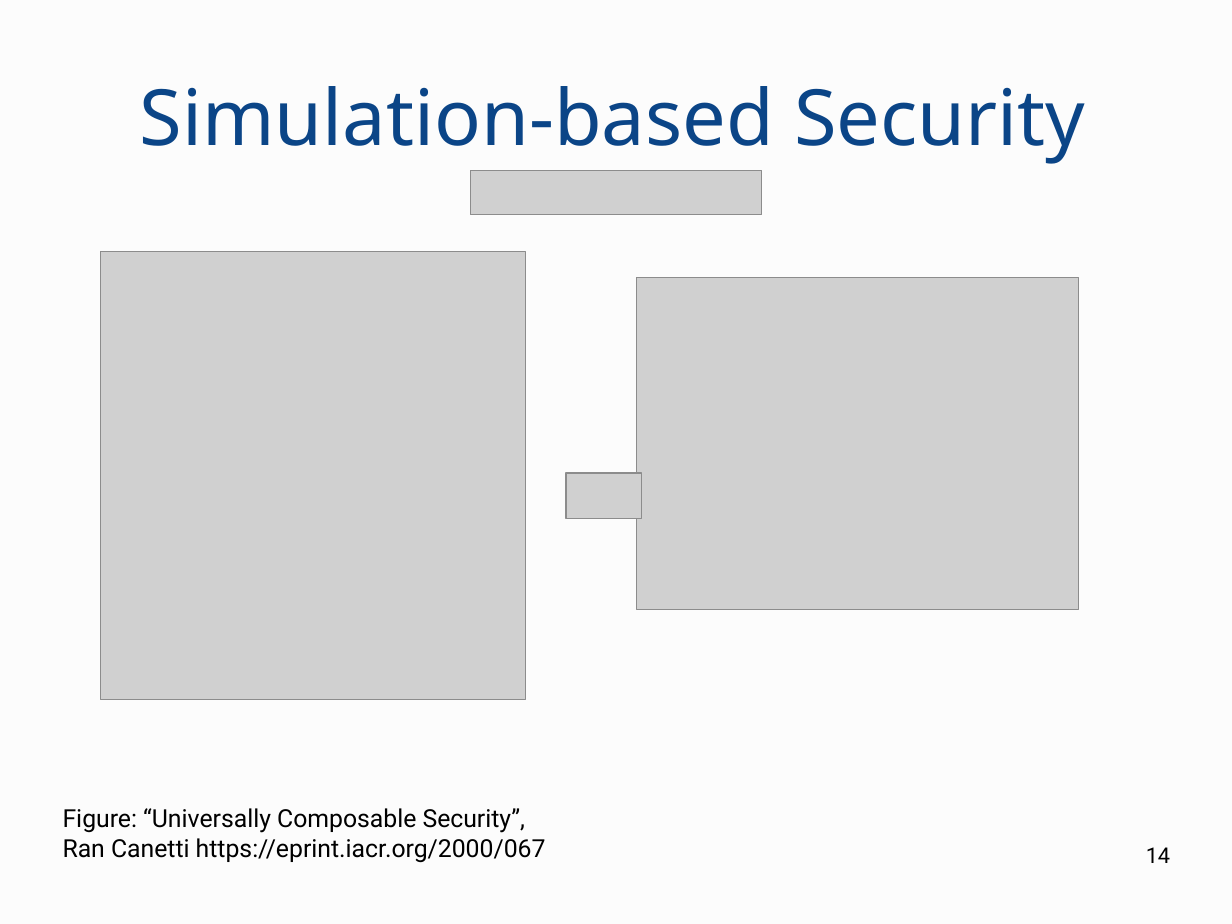
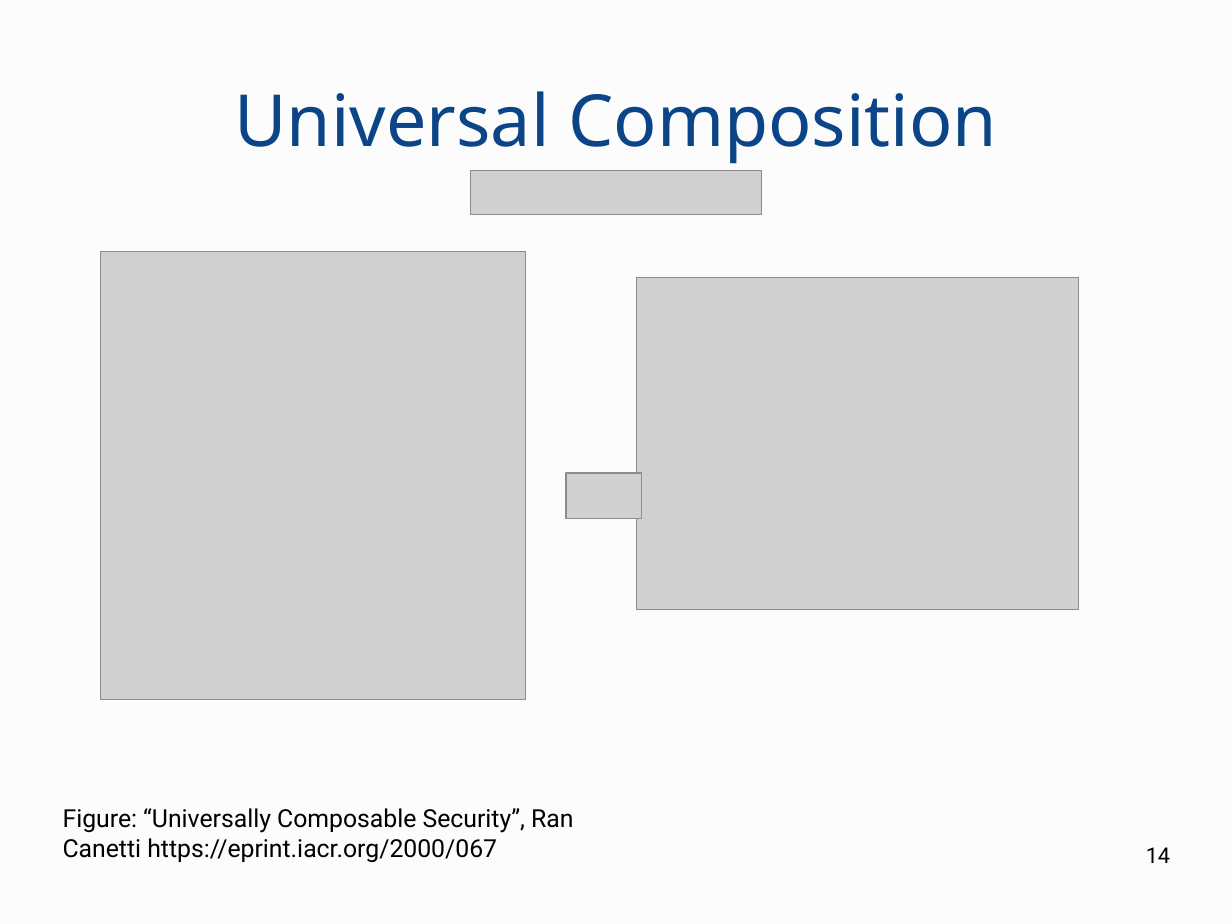
Before and after one commit to OrfeasLitos/PaymentChannels, a slide deck: slide 14 of twentyfive-min-slides/presentation.odp. Drawn at 1232x924 pixels with LibreOffice and Linux fonts; fonts in the diff are those of the drawing; grey boxes stand for pictures. Boxes give left, top, right and bottom in pixels: in the first picture for what was removed or moved away, otherwise in the second. Text is boxed around its words. In the diff, an @@ line names an element or a change of style, - is before the commit and + after.

```diff
--- a/twentyfive-min-slides/presentation.odp
+++ b/twentyfive-min-slides/presentation.odp
@@ title at (234, 91, 997, 164): text changed; size 50 to 46.2 pt @@
-Simulation-based Security
+Universal Composition
@@ text "Figure: “Universally Composable Security”, Ran ..." rewrapped from (63, 808, 546, 863) to (63, 808, 573, 862) @@
```
Also in this commit, not shown: 9 other slides changed, 1 other file.
